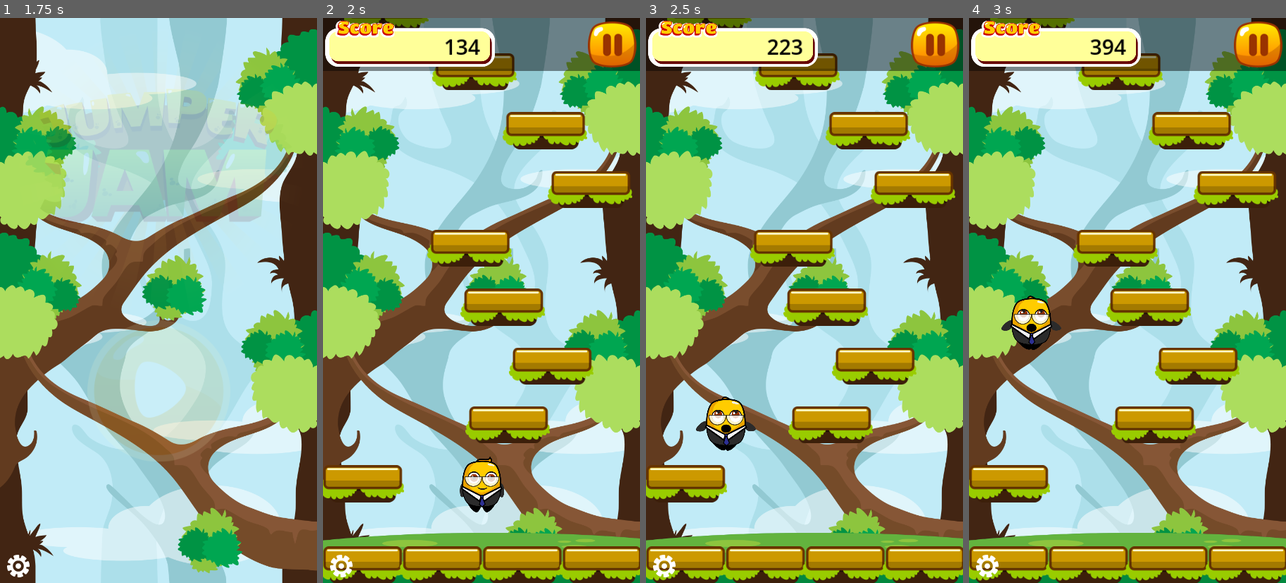
Above: before the commit, frames 1-4 (left to right).
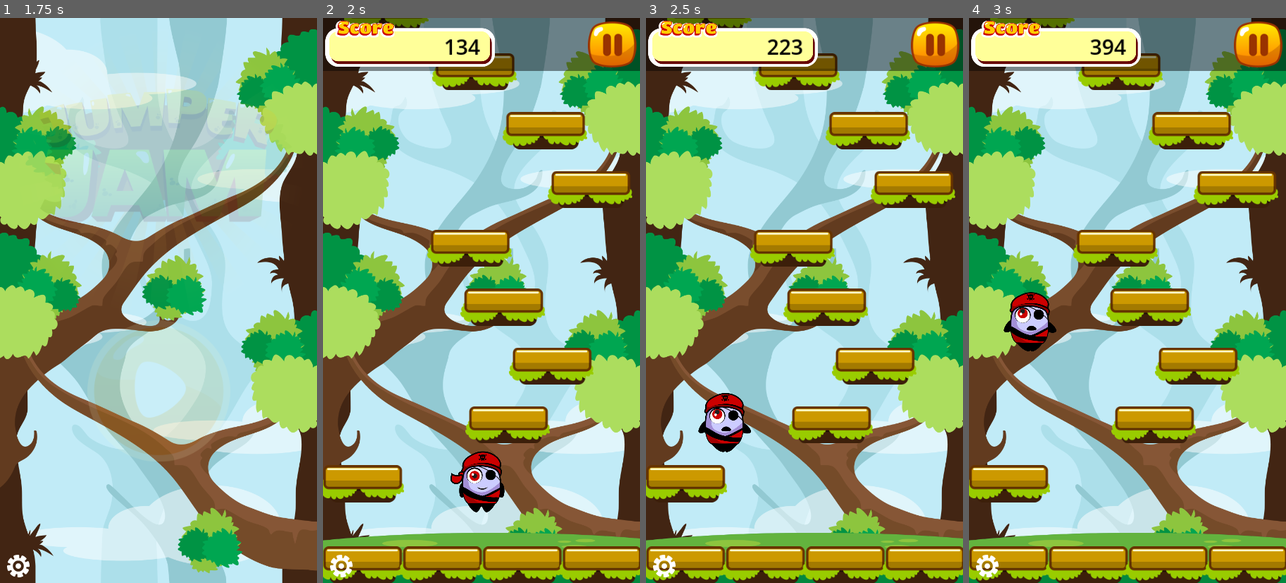
Above: after the commit, the same moments.

Repository: BlurryGames/JumperJam
Game: Godot game, scene res://scenes/main.tscn
Same seed, same stepped clock (60 frames per second), same inputs: the game is played once before the commit and once after it.
Inputs (mouse positions are in pixels of both pictures, inside the frame that each line leads up to):
- Up to frame 1 (1.75 s): hold D (MoveRight) 0.53-1.25 s; click (158, 396) at 1.25 s
- Up to frame 2 (2 s): no input
- Up to frame 3 (2.5 s): hold A (MoveLeft) from 2.03 s (still down)
- Up to frame 4 (3 s): release A (MoveLeft) at 2.78 s; hold D (MoveRight) from 2.78 s (still down)

Frame 1 is identical in both runs. In frame 2, 1.1% of the frame differs, in the area x 40-58%, y 76-88%; in frame 3, 1.1%; in frame 4, 1.1%.

Commit message:
Section5: In-app Purchases / Lesson2: New Player Skin

Diff:
--- a/Scripts/Game.gd
+++ b/Scripts/Game.gd
@@ -23,6 +23,8 @@
 
 var score: int = 0
 var highScore: int = 0
+
+var newSkinUnlocked: bool = true
 
 func _ready()-> void:
 	viewportSize = get_viewport_rect().size
@@ -90,6 +92,9 @@
 	player.died.connect(_on_player_died)
 	add_child(player)
 
+	if newSkinUnlocked:
+		player.useNewSkin()
+
 	camera = cameraScene.instantiate()
 	camera.setupCamera(player)
 	add_child(camera)
--- a/Scripts/Player.gd
+++ b/Scripts/Player.gd
@@ -4,6 +4,10 @@
 
 @onready var animator: AnimationPlayer = $AnimationPlayer
 @onready var collider: CollisionShape2D = $CollisionShape2D
+@onready var sprite: Sprite2D = $Sprite2D
+
+var fallAnimationName: String = "Fall"
+var jumpAnimationName: String = "Jump"
 
 var viewportSize: Vector2 = Vector2.ZERO
 
@@ -26,11 +30,11 @@
 
 func _process(_delta: float)-> void:
 	if velocity.y > 0.0:
-		if animator.current_animation != "Fall":
-			animator.play("Fall")
+		if animator.current_animation != fallAnimationName:
+			animator.play(fallAnimationName)
 	elif velocity.y < 0.0:
-		if animator.current_animation != "Jump":
-			animator.play("Jump")
+		if animator.current_animation != jumpAnimationName:
+			animator.play(jumpAnimationName)
 
 func _physics_process(_delta: float)-> void:
 	velocity.y += gravity
@@ -69,3 +73,9 @@
 		collider.set_deferred("disabled", true)
 		died.emit()
 		SoundFXPtr.play("Fall")
+
+func useNewSkin()-> void:
+	fallAnimationName = "FallRed"
+	jumpAnimationName = "JumpRed"
+	if sprite:
+		sprite.set_texture(preload("res://assets/textures/character/Skin2Idle.png"))
--- a/scenes/player.tscn
+++ b/scenes/player.tscn
@@ -1,8 +1,10 @@
-[gd_scene load_steps=9 format=3 uid="uid://bhv0uu8110sdm"]
+[gd_scene load_steps=13 format=3 uid="uid://bhv0uu8110sdm"]
 
 [ext_resource type="Texture2D" uid="uid://r3ni5g6l8mn6" path="res://assets/textures/character/Skin1Idle.png" id="1_23b6o"]
 [ext_resource type="Script" path="res://Scripts/Player.gd" id="1_f7gl6"]
 [ext_resource type="Texture2D" uid="uid://owgrlvwt12wj" path="res://assets/textures/character/Skin1Jump.png" id="2_m40ji"]
+[ext_resource type="Texture2D" uid="uid://d1qnpvaxps52f" path="res://assets/textures/character/Skin2Idle.png" id="4_ocdjt"]
+[ext_resource type="Texture2D" uid="uid://dfben2itwtmr1" path="res://assets/textures/character/Skin2Jump.png" id="5_gxvf8"]
 
 [sub_resource type="RectangleShape2D" id="RectangleShape2D_601ni"]
 size = Vector2(45, 20)
@@ -110,6 +112,84 @@
 "transitions": PackedFloat32Array(1),
 "update": 0,
 "values": [Vector2(0, -45)]
+}
+tracks/2/type = "value"
+tracks/2/imported = false
+tracks/2/enabled = true
+tracks/2/path = NodePath("Sprite2D:scale")
+tracks/2/interp = 1
+tracks/2/loop_wrap = true
+tracks/2/keys = {
+"times": PackedFloat32Array(0),
+"transitions": PackedFloat32Array(1),
+"update": 0,
+"values": [Vector2(0.35, 0.35)]
+}
+
+[sub_resource type="Animation" id="Animation_ltme4"]
+resource_name = "FallRed"
+tracks/0/type = "value"
+tracks/0/imported = false
+tracks/0/enabled = true
+tracks/0/path = NodePath("Sprite2D:texture")
+tracks/0/interp = 1
+tracks/0/loop_wrap = true
+tracks/0/keys = {
+"times": PackedFloat32Array(0),
+"transitions": PackedFloat32Array(1),
+"update": 1,
+"values": [ExtResource("4_ocdjt")]
+}
+tracks/1/type = "value"
+tracks/1/imported = false
+tracks/1/enabled = true
+tracks/1/path = NodePath("Sprite2D:position")
+tracks/1/interp = 1
+tracks/1/loop_wrap = true
+tracks/1/keys = {
+"times": PackedFloat32Array(0),
+"transitions": PackedFloat32Array(1),
+"update": 0,
+"values": [Vector2(-2, -50)]
+}
+tracks/2/type = "value"
+tracks/2/imported = false
+tracks/2/enabled = true
+tracks/2/path = NodePath("Sprite2D:scale")
+tracks/2/interp = 1
+tracks/2/loop_wrap = true
+tracks/2/keys = {
+"times": PackedFloat32Array(0),
+"transitions": PackedFloat32Array(1),
+"update": 0,
+"values": [Vector2(0.35, 0.35)]
+}
+
+[sub_resource type="Animation" id="Animation_f33r0"]
+resource_name = "JumpRed"
+tracks/0/type = "value"
+tracks/0/imported = false
+tracks/0/enabled = true
+tracks/0/path = NodePath("Sprite2D:texture")
+tracks/0/interp = 1
+tracks/0/loop_wrap = true
+tracks/0/keys = {
+"times": PackedFloat32Array(0),
+"transitions": PackedFloat32Array(1),
+"update": 1,
+"values": [ExtResource("5_gxvf8")]
+}
+tracks/1/type = "value"
+tracks/1/imported = false
+tracks/1/enabled = true
+tracks/1/path = NodePath("Sprite2D:position")
+tracks/1/interp = 1
+tracks/1/loop_wrap = true
+tracks/1/keys = {
+"times": PackedFloat32Array(0),
+"transitions": PackedFloat32Array(1),
+"update": 0,
+"values": [Vector2(1, -48)]
 }
 tracks/2/type = "value"
 tracks/2/imported = false
@@ -127,7 +207,9 @@
 [sub_resource type="AnimationLibrary" id="AnimationLibrary_axcck"]
 _data = {
 "Fall": SubResource("Animation_57b4w"),
+"FallRed": SubResource("Animation_ltme4"),
 "Jump": SubResource("Animation_uven8"),
+"JumpRed": SubResource("Animation_f33r0"),
 "RESET": SubResource("Animation_48klo")
 }
 
